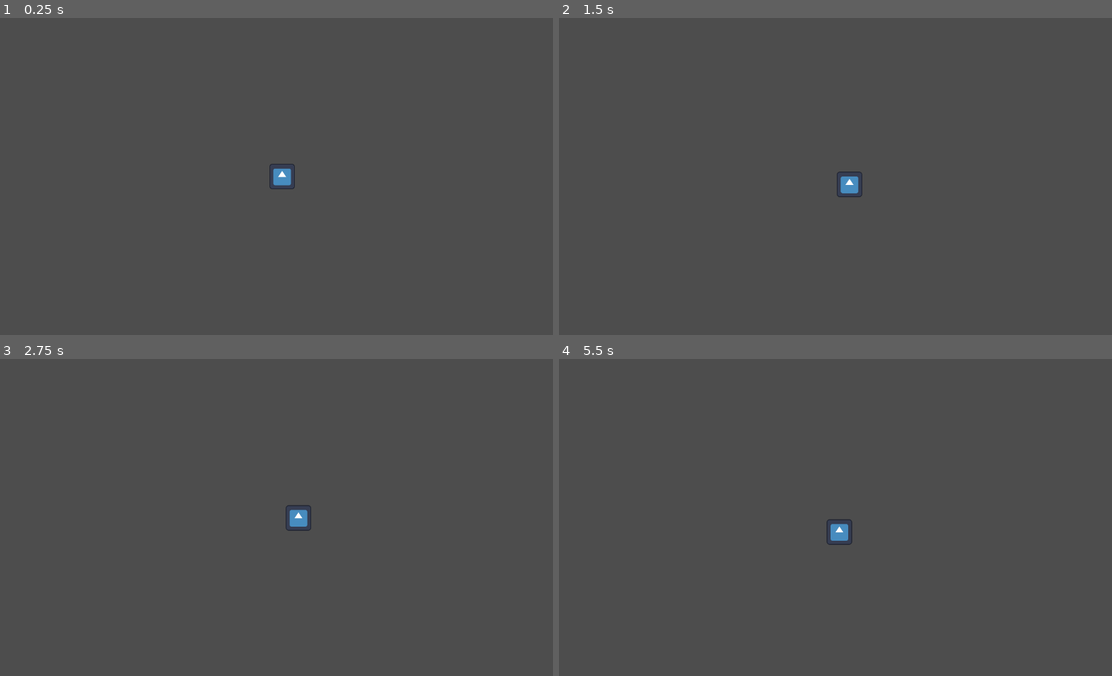
Above: before the commit, frames 1-4 (two rows, left to right).
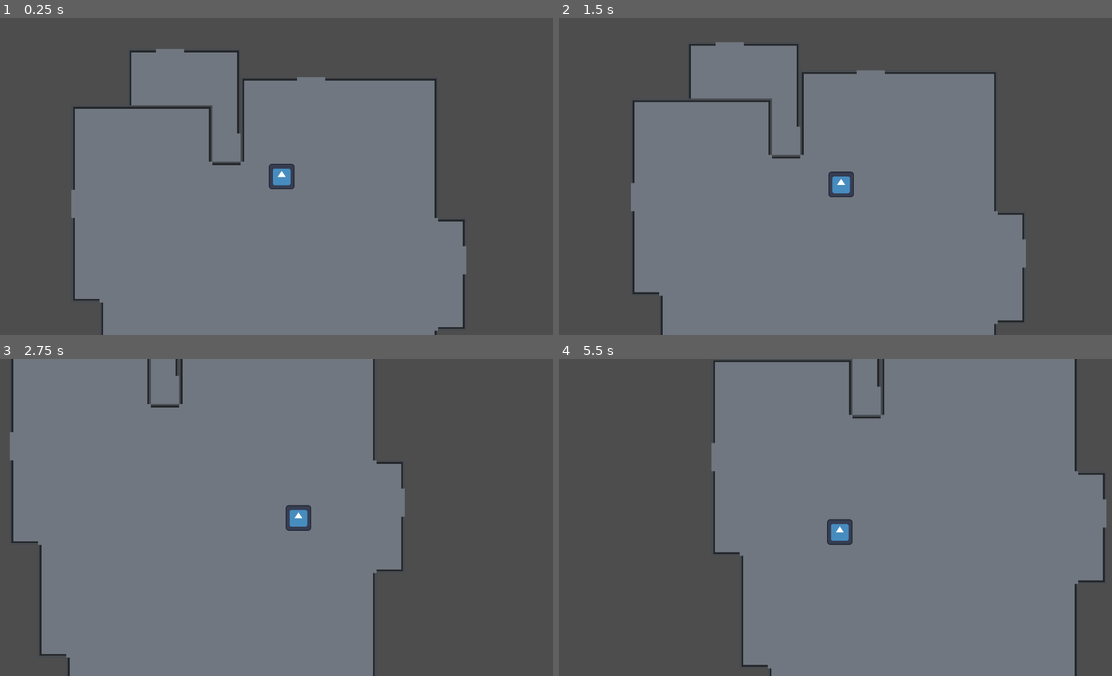
Above: after the commit, the same moments.

Repository: otherotherjosh/solarpowered
Game: Godot game, scene res://rooms/rooms.tscn
Same seed, same stepped clock (60 frames per second), same inputs: the game is played once before the commit and once after it. The engine's default icon, where the game draws it, is replaced by a stand-in: a white triangle on a blue panel in a dark square.
Inputs:
- Up to frame 1 (0.25 s): no input
- Up to frame 2 (1.5 s): hold D (move_right) 0.53-1.28 s; hold S (move_down) from 1.28 s (still down)
- Up to frame 3 (2.75 s): release S (move_down) at 2.03 s; hold D (move_right) from 2.03 s (still down)
- Up to frame 4 (5.5 s): release D (move_right) at 2.78 s; hold W (move_up) 2.78-3.53 s; hold A (move_left) 3.53-5.03 s; hold S (move_down) from 5.03 s (still down)

The runs differ from the first frame. In frame 1, 55% of the frame differs, in the area x 12-85%, y 9-100%; in frame 2, 56%; in frame 3, 65%; in frame 4, 65%, in the area x 27-99%, y 0-100%.
Error before the commit: Cannot call method 'clear' on a null value. (res://rooms/room_generator.gd:32)

Commit message:
fix generation test tool

Diff:
--- a/rooms/room_generator.gd
+++ b/rooms/room_generator.gd
@@ -28,6 +28,7 @@
 	var room := ROOM.instantiate() as Room
 	if exits_tlbr.size() == 0:
 		exits_tlbr = generate_exits_tlbr(coords)
+	add_child(room)
 	room.exits_tlbr = exits_tlbr
 	room.tile_map_layer.clear()
 	var square_count := randi_range(squares_min, squares_max)
--- a/rooms/rooms.tscn
+++ b/rooms/rooms.tscn
@@ -23,7 +23,6 @@
 script = ExtResource("7_ny041")
 square_max_size = 6
 squares_max = 30
-exit_spawn_chance = null
 
 [node name="Player" parent="." instance=ExtResource("1_sirhp")]
 position = Vector2(225, -94)
